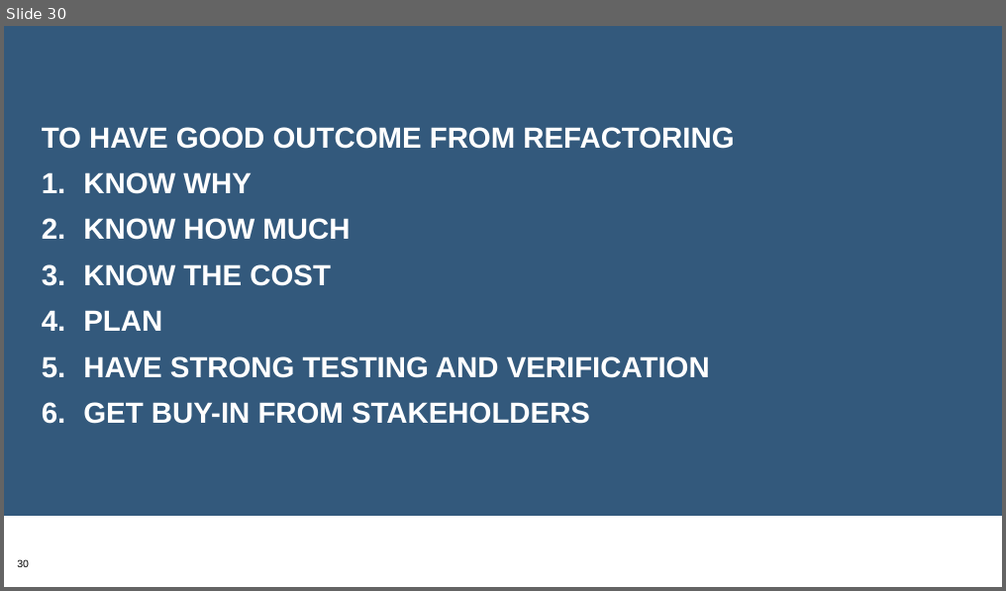
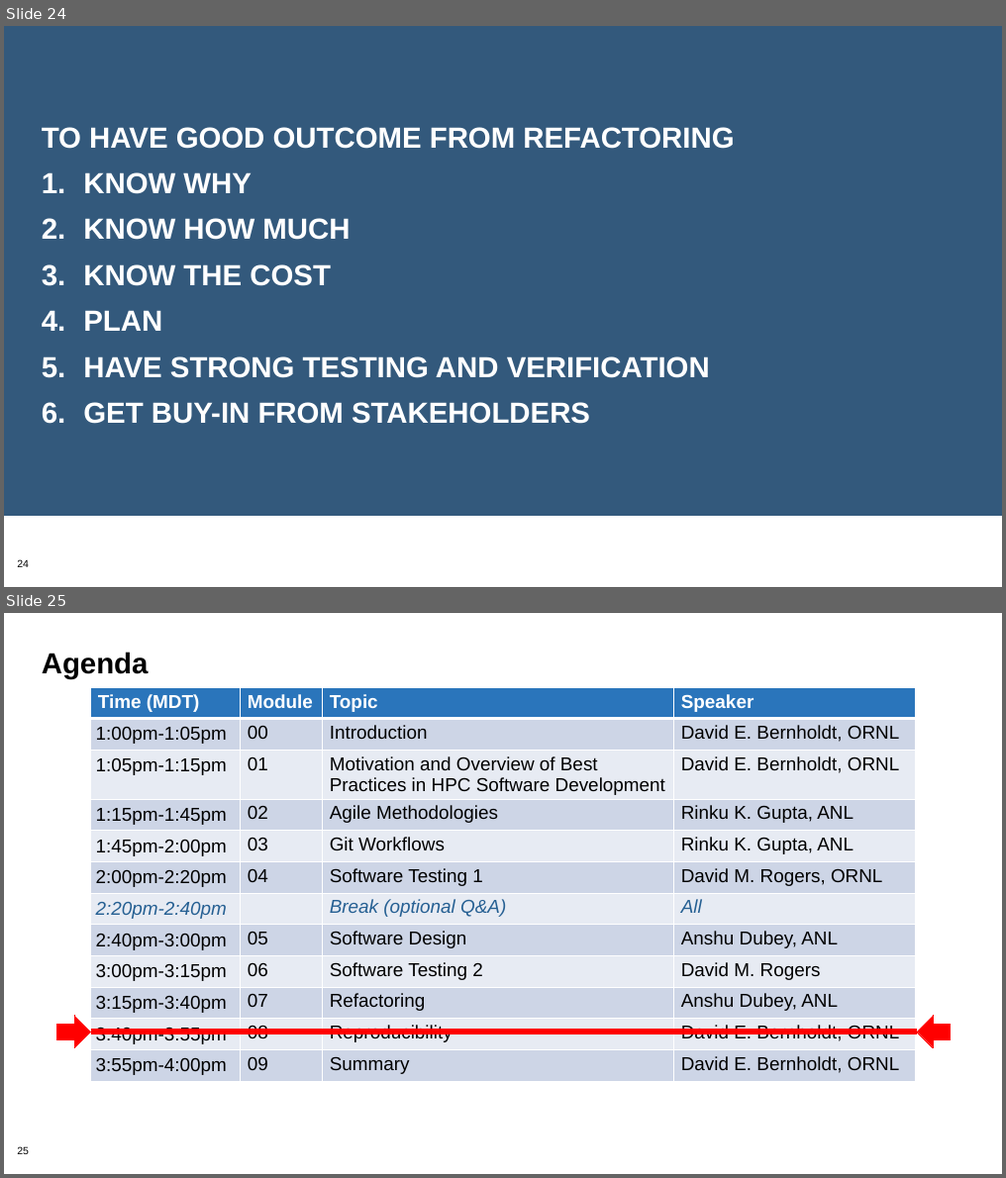
Before and after one commit to bssw-tutorial/presentations, a slide deck: refactoring.pptx. Shown one above the other, each under a label of ours: slide 30 before the commit, slides 24 and 25 after it. The pictures are 1006x591 and 1006x1178 pixels, drawn with LibreOffice and Linux fonts; fonts in the diff are those of the drawing; background and template pictures are left out. Boxes give left, top, right and bottom in pixels: in the first picture for what was removed or moved away, otherwise in the second. Text is boxed around its words. In the diff, an @@ line names an element or a change of style, - is before the commit and + after.

Commit message:
Use ISS presentations as the starting point for ISC for most modules.

```diff
--- a/refactoring.pptx
+++ b/refactoring.pptx
@@ slide 25 added at box(4, 613, 1002, 1174), background #FFFFFF; not listed: 1 template element that a slide beside it also shows @@
@@ title added at box(42, 652, 149, 679), 28 pt, text #000000, bold @@
+Agenda
@@ table added at box(90, 688, 916, 1099), 12 rows, 4 columns @@
+Time (MDT) | Module | Topic | Speaker
+1:00pm-1:05pm | 00 | Introduction | David E. Bernholdt, ORNL
+1:05pm-1:15pm | 01 | Motivation and Overview of Best Practices in HPC Software Development | David E. Bernholdt, ORNL
+1:15pm-1:45pm | 02 | Agile Methodologies | Rinku K. Gupta, ANL
+1:45pm-2:00pm | 03 | Git Workflows | Rinku K. Gupta, ANL
+2:00pm-2:20pm | 04 | Software Testing 1 | David M. Rogers, ORNL
+2:20pm-2:40pm |  | Break (optional Q&A) | All
+2:40pm-3:00pm | 05 | Software Design | Anshu Dubey, ANL
+3:00pm-3:15pm | 06 | Software Testing 2 | David M. Rogers
+3:15pm-3:40pm | 07 | Refactoring | Anshu Dubey, ANL
+3:40pm-3:55pm | 08 | Reproducibility | David E. Bernholdt, ORNL
+3:55pm-4:00pm | 09 | Summary | David E. Bernholdt, ORNL
@@ right arrow added at box(57, 1016, 91, 1048), fill #FF0000, outline #FF0000 0.75 pt @@
@@ right arrow added at box(917, 1016, 950, 1048), fill #FF0000, outline #FF0000 0.75 pt @@
@@ line added from (91, 1032) to (917, 1032), #FF0000 6 pt @@
@@ what was slide 30 is now slide 24 @@
@@ page number at box(17, 560, 29, 568): text changed @@
-30
+24
```
Also in this commit, not shown: 3 slides changed, 4 other slides added, 10 slides removed, 3 other files.
